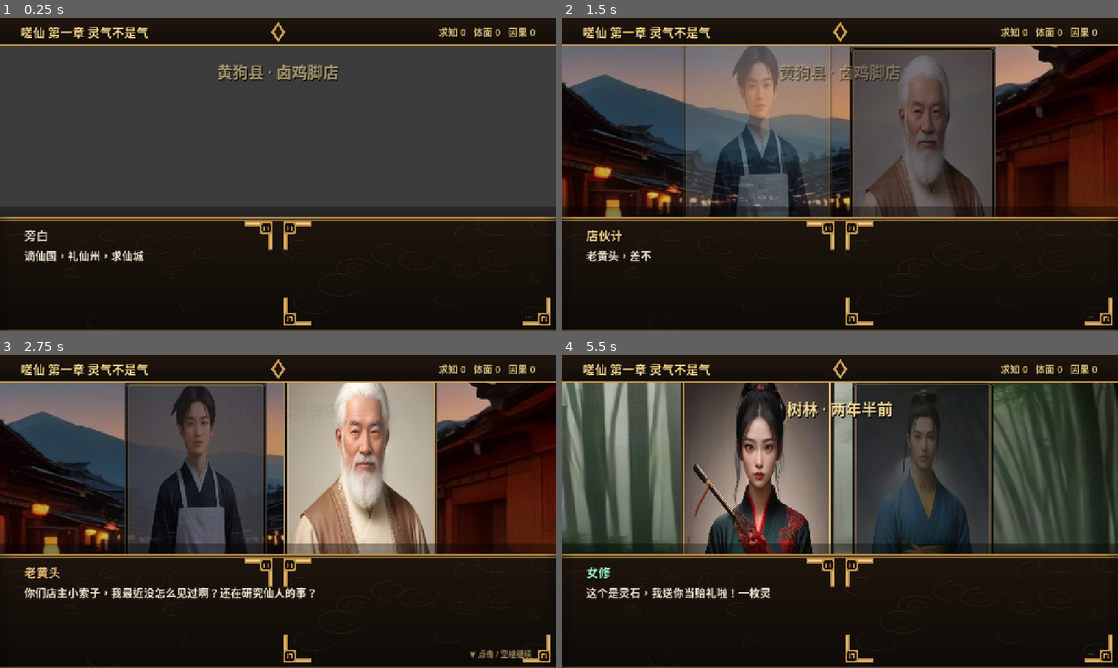
Above: before the commit, frames 1-4 (two rows, left to right).
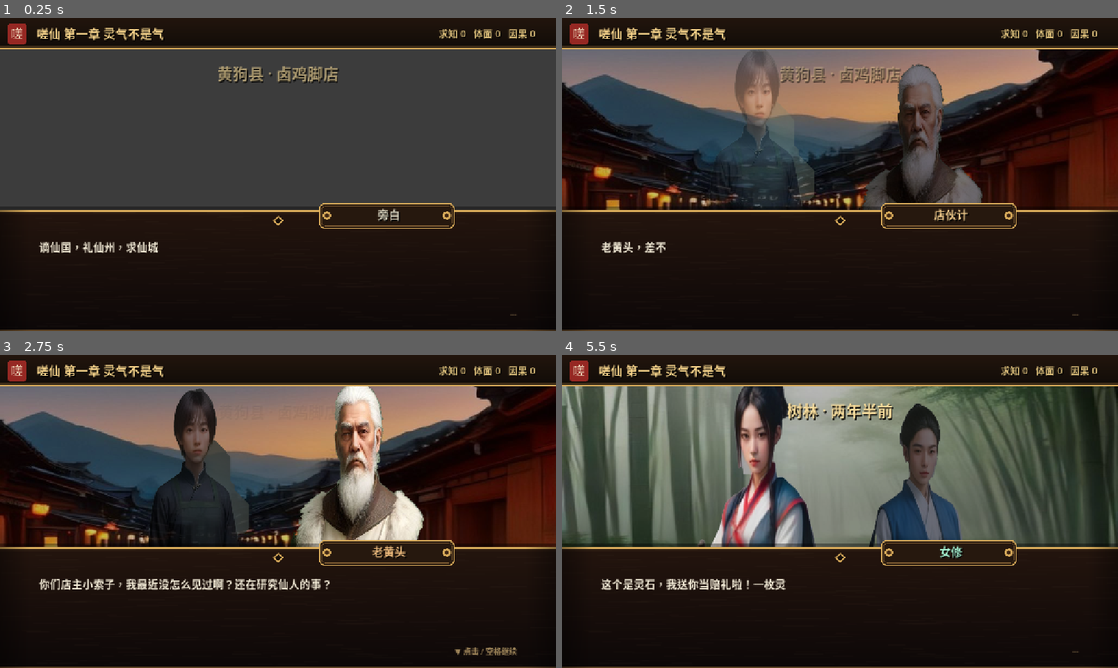
Above: after the commit, the same moments.

Repository: disonfeng1178/GameTest1
Game: Godot game, scene res://scenes/Main.tscn
The game is run twice, just before and just after one commit, with the same random seed, the same clock (stepped at 60 frames per second) and the same inputs.
Inputs (mouse positions are in pixels of both pictures, inside the frame that each line leads up to):
- Up to frame 1 (0.25 s): no input
- Up to frame 2 (1.5 s): tap Enter at 0.5, 0.6, 1.35 s; move the mouse to (962, 158) at 0.52 s; click (962, 158) at 0.67 s; tap Space at 0.77 s; move the mouse to (728, 190) at 1.27 s; click (728, 190) at 1.42 s
- Up to frame 3 (2.75 s): tap Space at 1.52 s; move the mouse to (333, 442) at 2.02 s; tap Enter at 2.1 s; click (333, 442) at 2.17 s
- Up to frame 4 (5.5 s): move the mouse to (812, 574) at 2.77 s; tap Enter every 0.75 s from 2.85 to 5.1 s; click (812, 574) at 2.92 s; tap Space at 3.02, 3.77, 4.52 s; move the mouse to (1006, 558) at 3.52 s; click (1006, 558) at 3.67 s; move the mouse to (673, 464) at 4.27 s; click (673, 464) at 4.42 s; move the mouse to (867, 511) at 5.02 s; click (867, 511) at 5.17 s

The runs differ from the first frame. In frame 1, 8.6% of the frame differs, in the area x 0-100%, y 1-99%; in frame 2, 23%; in frame 3, 30%; in frame 4, 31%.

Commit message:
art: 真透明立绘去框+UI精致化(名牌/描金选项/落地阴影)
Co-authored-by: CommandCodeBot <noreply@commandcode.ai>

Diff:
--- a/scenes/Main.tscn
+++ b/scenes/Main.tscn
@@ -1,19 +1,17 @@
-[gd_scene load_steps=9 format=3]
+[gd_scene load_steps=7 format=3]
 
 [ext_resource type="Script" path="res://scripts/main.gd" id="1"]
 [ext_resource type="Texture2D" path="res://assets/ui/dialogue_bg.png" id="2"]
 [ext_resource type="Texture2D" path="res://assets/ui/topbar_bg.png" id="3"]
-[ext_resource type="Texture2D" path="res://assets/ui/corner_tl.png" id="4"]
-[ext_resource type="Texture2D" path="res://assets/ui/corner_tr.png" id="5"]
-[ext_resource type="Texture2D" path="res://assets/ui/corner_bl.png" id="6"]
-[ext_resource type="Texture2D" path="res://assets/ui/corner_br.png" id="7"]
+[ext_resource type="Texture2D" path="res://assets/ui/nameplate.png" id="4"]
+[ext_resource type="Texture2D" path="res://assets/ui/choice_bg.png" id="5"]
 
 [sub_resource type="StyleBoxTexture" id="StyleBoxTex_dlg"]
 texture = ExtResource("2")
-content_margin_left = 56.0
-content_margin_top = 22.0
-content_margin_right = 56.0
-content_margin_bottom = 18.0
+content_margin_left = 90.0
+content_margin_top = 66.0
+content_margin_right = 90.0
+content_margin_bottom = 24.0
 
 [node name="Main" type="Control"]
 layout_mode = 3
@@ -68,7 +66,7 @@
 layout_mode = 1
 anchors_preset = 10
 anchor_right = 1.0
-offset_bottom = 64.0
+offset_bottom = 72.0
 grow_horizontal = 2
 mouse_filter = 2
 texture = ExtResource("3")
@@ -79,10 +77,10 @@
 layout_mode = 1
 anchors_preset = 10
 anchor_right = 1.0
-offset_left = 48.0
-offset_top = 10.0
+offset_left = 84.0
+offset_top = 12.0
 offset_right = -48.0
-offset_bottom = 54.0
+offset_bottom = 58.0
 grow_horizontal = 2
 mouse_filter = 2
 theme_override_constants/separation = 24
@@ -112,9 +110,9 @@
 anchor_left = 0.5
 anchor_right = 0.5
 offset_left = -320.0
-offset_top = 96.0
+offset_top = 100.0
 offset_right = 320.0
-offset_bottom = 142.0
+offset_bottom = 146.0
 grow_horizontal = 2
 mouse_filter = 2
 theme_override_colors/font_color = Color(0.99, 0.88, 0.62, 1)
@@ -128,7 +126,7 @@
 [node name="Dialogue" type="PanelContainer" parent="."]
 layout_mode = 1
 anchors_preset = 10
-anchor_top = 0.62
+anchor_top = 0.6
 anchor_right = 1.0
 anchor_bottom = 1.0
 offset_top = 10.0
@@ -138,16 +136,7 @@
 
 [node name="VBox" type="VBoxContainer" parent="Dialogue"]
 layout_mode = 2
-theme_override_constants/separation = 8
-
-[node name="Speaker" type="Label" parent="Dialogue/VBox"]
-layout_mode = 2
-theme_override_colors/font_color = Color(0.98, 0.84, 0.55, 1)
-theme_override_colors/font_shadow_color = Color(0, 0, 0, 0.9)
-theme_override_constants/shadow_offset_x = 2
-theme_override_constants/shadow_offset_y = 2
-theme_override_font_sizes/font_size = 28
-text = "旁白"
+theme_override_constants/separation = 10
 
 [node name="Text" type="RichTextLabel" parent="Dialogue/VBox"]
 custom_minimum_size = Vector2(0, 96)
@@ -162,7 +151,7 @@
 
 [node name="Choices" type="VBoxContainer" parent="Dialogue/VBox"]
 layout_mode = 2
-theme_override_constants/separation = 8
+theme_override_constants/separation = 10
 
 [node name="Hint" type="Label" parent="Dialogue/VBox"]
 layout_mode = 2
@@ -172,64 +161,35 @@
 text = "···"
 horizontal_alignment = 2
 
-[node name="CornerTL" type="TextureRect" parent="."]
+[node name="Nameplate" type="TextureRect" parent="."]
 layout_mode = 1
 anchors_preset = 10
-anchor_top = 0.62
-offset_left = 8.0
-offset_top = 18.0
-offset_right = 80.0
-offset_bottom = 90.0
+anchor_top = 0.6
+offset_left = 90.0
+offset_top = -12.0
+offset_right = 410.0
+offset_bottom = 56.0
 grow_horizontal = 2
 mouse_filter = 2
 texture = ExtResource("4")
 expand_mode = 1
 stretch_mode = 5
 
-[node name="CornerTR" type="TextureRect" parent="."]
+[node name="Speaker" type="Label" parent="."]
 layout_mode = 1
 anchors_preset = 10
-anchor_top = 0.62
-anchor_right = 1.0
-offset_left = -80.0
-offset_top = 18.0
-offset_right = -8.0
-offset_bottom = 90.0
-grow_horizontal = 0
+anchor_top = 0.6
+offset_left = 130.0
+offset_top = -4.0
+offset_right = 380.0
+offset_bottom = 44.0
+grow_horizontal = 2
 mouse_filter = 2
-texture = ExtResource("5")
-expand_mode = 1
-stretch_mode = 5
-
-[node name="CornerBL" type="TextureRect" parent="."]
-layout_mode = 1
-anchors_preset = 12
-anchor_top = 1.0
-anchor_bottom = 1.0
-offset_left = 8.0
-offset_top = -80.0
-offset_right = 80.0
-offset_bottom = -8.0
-grow_vertical = 0
-mouse_filter = 2
-texture = ExtResource("6")
-expand_mode = 1
-stretch_mode = 5
-
-[node name="CornerBR" type="TextureRect" parent="."]
-layout_mode = 1
-anchors_preset = 13
-anchor_left = 1.0
-anchor_top = 1.0
-anchor_right = 1.0
-anchor_bottom = 1.0
-offset_left = -80.0
-offset_top = -80.0
-offset_right = -8.0
-offset_bottom = -8.0
-grow_horizontal = 0
-grow_vertical = 0
-mouse_filter = 2
-texture = ExtResource("7")
-expand_mode = 1
-stretch_mode = 5
+theme_override_colors/font_color = Color(0.65, 0.95, 0.82, 1)
+theme_override_colors/font_shadow_color = Color(0, 0, 0, 0.9)
+theme_override_constants/shadow_offset_x = 2
+theme_override_constants/shadow_offset_y = 2
+theme_override_font_sizes/font_size = 26
+text = "旁白"
+horizontal_alignment = 1
+vertical_alignment = 1
--- a/scripts/main.gd
+++ b/scripts/main.gd
@@ -12,6 +12,7 @@
 var current_bg: String = ""
 
 const CHAR_PATH := "res://assets/chars/%s.png"
+const CHOICE_BG := "res://assets/ui/choice_bg.png"
 const SPEAKER_COLOR := {
 	"旁白": Color(0.82, 0.8, 0.72),
 	"店伙计": Color(0.95, 0.8, 0.55),
@@ -26,7 +27,7 @@
 @onready var stage: Control = $Stage
 @onready var title_label: Label = $TopBar/Title
 @onready var aff_label: Label = $TopBar/Affinity
-@onready var speaker: Label = $Dialogue/VBox/Speaker
+@onready var speaker: Label = $Speaker
 @onready var text_label: RichTextLabel = $Dialogue/VBox/Text
 @onready var hint: Label = $Dialogue/VBox/Hint
 @onready var choices_box: VBoxContainer = $Dialogue/VBox/Choices
@@ -73,12 +74,25 @@
 	tw.tween_property(loc_label, "modulate:a", 0.0, 0.6)
 	if s.has("choice"):
 		hint.visible = false
+		var choice_tex: Texture2D = load(CHOICE_BG)
 		for opt in s["choice"]:
 			var b := Button.new()
 			b.text = "◆  " + str(opt["label"])
 			b.alignment = HORIZONTAL_ALIGNMENT_LEFT
 			b.add_theme_font_size_override("font_size", 24)
-			b.custom_minimum_size = Vector2(0, 52)
+			b.add_theme_color_override("font_color", Color(0.96, 0.9, 0.76))
+			b.add_theme_color_override("font_hover_color", Color(1.0, 0.95, 0.8))
+			b.custom_minimum_size = Vector2(1000, 64)
+			var sb := StyleBoxTexture.new()
+			sb.texture = choice_tex
+			sb.content_margin_left = 56.0
+			sb.content_margin_right = 20.0
+			sb.content_margin_top = 8.0
+			sb.content_margin_bottom = 8.0
+			b.add_theme_stylebox_override("normal", sb)
+			b.add_theme_stylebox_override("hover", sb)
+			b.add_theme_stylebox_override("pressed", sb)
+			b.add_theme_stylebox_override("focus", sb)
 			b.pressed.connect(_on_choice.bind(opt))
 			choices_box.add_child(b)
 		typing = false
@@ -111,13 +125,23 @@
 	var n: int = names.size()
 	for k in range(n):
 		var char_name: String = str(names[k])
+		var holder := Control.new()
+		holder.custom_minimum_size = Vector2(340, 560)
+		holder.size_flags_horizontal = Control.SIZE_SHRINK_CENTER
+		holder.mouse_filter = Control.MOUSE_FILTER_IGNORE
+		var shadow := ColorRect.new()
+		shadow.color = Color(0, 0, 0, 0.35)
+		shadow.position = Vector2(60, 500)
+		shadow.size = Vector2(220, 34)
+		shadow.mouse_filter = Control.MOUSE_FILTER_IGNORE
+		holder.add_child(shadow)
 		var tr := TextureRect.new()
 		tr.texture = load(CHAR_PATH % char_name)
 		tr.expand_mode = TextureRect.EXPAND_IGNORE_SIZE
 		tr.stretch_mode = TextureRect.STRETCH_KEEP_ASPECT_CENTERED
 		tr.custom_minimum_size = Vector2(340, 510)
-		tr.size_flags_horizontal = Control.SIZE_SHRINK_CENTER
 		tr.mouse_filter = Control.MOUSE_FILTER_IGNORE
+		holder.add_child(tr)
 		var pos_x: float
 		if n == 1:
 			pos_x = 470.0
@@ -125,19 +149,19 @@
 			pos_x = 280.0 if k == 0 else 660.0
 		else:
 			pos_x = 130.0 + k * 340.0
-		tr.position = Vector2(pos_x, 60)
-		tr.size = Vector2(340, 510)
+		holder.position = Vector2(pos_x, 60)
+		holder.size = Vector2(340, 560)
 		if focus != "" and char_name != focus:
-			tr.modulate = Color(0.45, 0.45, 0.5, 1.0)
+			holder.modulate = Color(0.45, 0.45, 0.5, 1.0)
 		else:
-			tr.modulate = Color(1, 1, 1, 0)
-		stage.add_child(tr)
+			holder.modulate = Color(1, 1, 1, 0)
+		stage.add_child(holder)
 		var tw: Tween = create_tween().set_parallel(true)
-		tw.tween_property(tr, "modulate:a", 1.0 if (focus == "" or char_name == focus) else 0.85, 0.4)
-		tw.tween_property(tr, "position:y", 40.0, 0.4).from(70.0)
+		tw.tween_property(holder, "modulate:a", 1.0 if (focus == "" or char_name == focus) else 0.85, 0.4)
+		tw.tween_property(holder, "position:y", 40.0, 0.4).from(70.0)
 		var target_scale := Vector2(1.04, 1.04) if (focus == "" or char_name == focus) else Vector2(0.96, 0.96)
-		tr.pivot_offset = Vector2(170, 510)
-		tw.tween_property(tr, "scale", target_scale, 0.4)
+		holder.pivot_offset = Vector2(170, 560)
+		tw.tween_property(holder, "scale", target_scale, 0.4)
 
 func _process(delta: float) -> void:
 	if not typing:
Binary file changed: assets/chars/huoji.png
Binary file changed: assets/chars/laohuang.png
Binary file changed: assets/chars/nvxiu.png
Binary file changed: assets/chars/xiaosuo.png
Binary file added: assets/ui/choice_bg.png
Not shown, added: assets/ui/choice_bg.png.import
Binary file changed: assets/ui/dialogue_bg.png
Binary file added: assets/ui/nameplate.png
Not shown, added: assets/ui/nameplate.png.import
Binary file changed: assets/ui/topbar_bg.png
